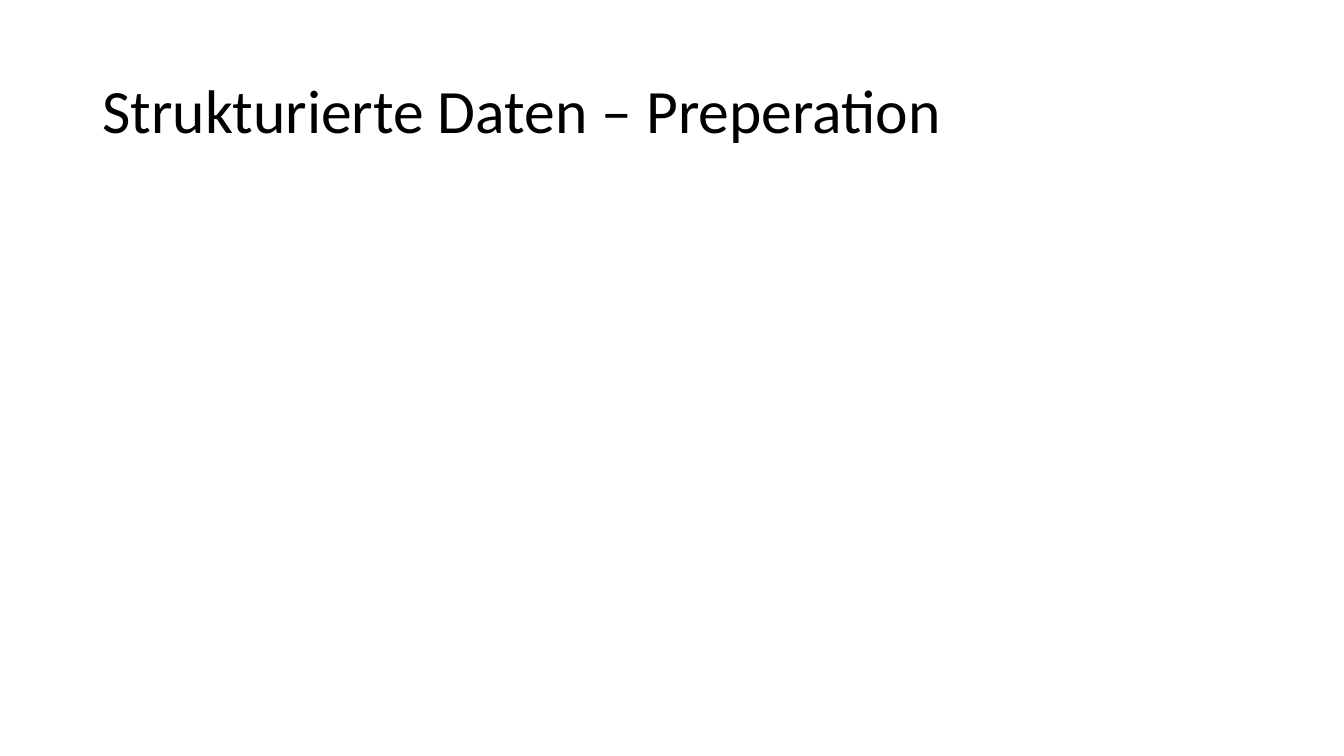
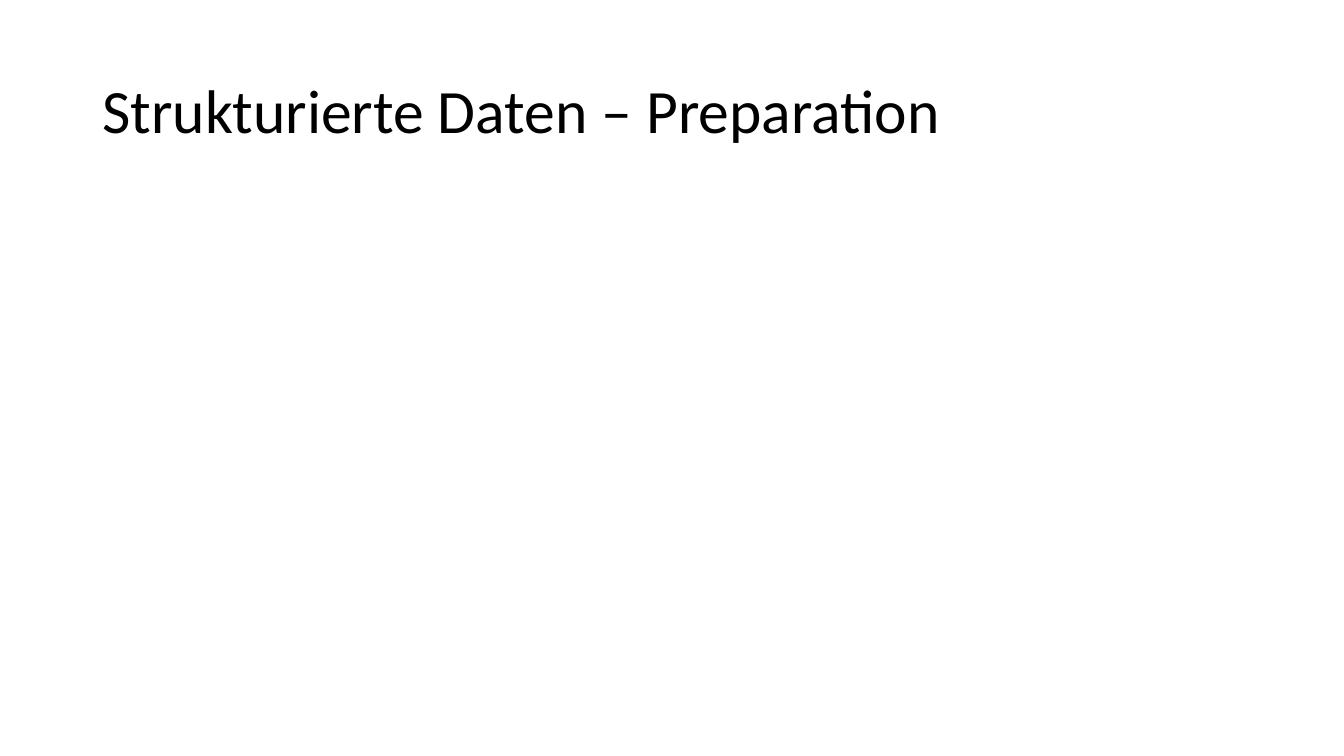
Before and after one commit to Flitschi7/big-data-management, a slide deck: slide 10 of Dokumentation HHZ Rocket Project.pptx. Drawn at 1344x756 pixels with LibreOffice and Linux fonts; fonts in the diff are those of the drawing. Boxes give left, top, right and bottom in pixels: in the first picture for what was removed or moved away, otherwise in the second. Text is boxed around its words. In the diff, an @@ line names an element or a change of style, - is before the commit and + after.

```diff
--- a/Dokumentation HHZ Rocket Project.pptx
+++ b/Dokumentation HHZ Rocket Project.pptx
@@ title at [102,90,939,143]: text changed @@
-Strukturierte Daten – Preperation
+Strukturierte Daten – Preparation
```
Also in this commit, not shown: 3 other slides changed.
